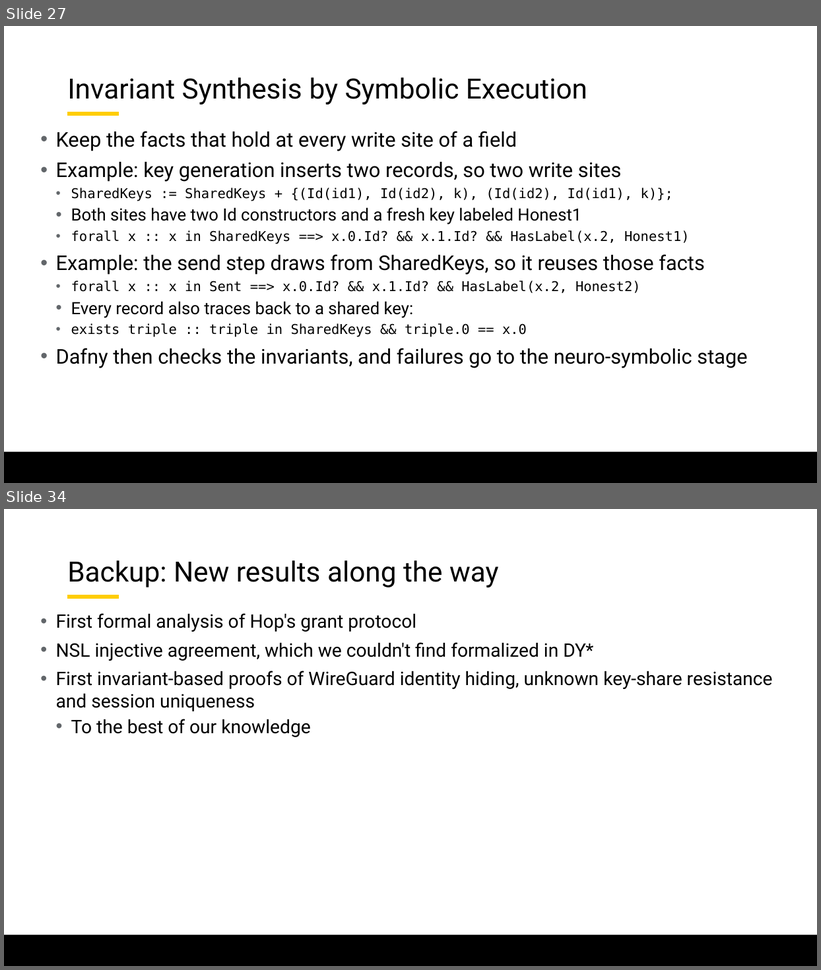
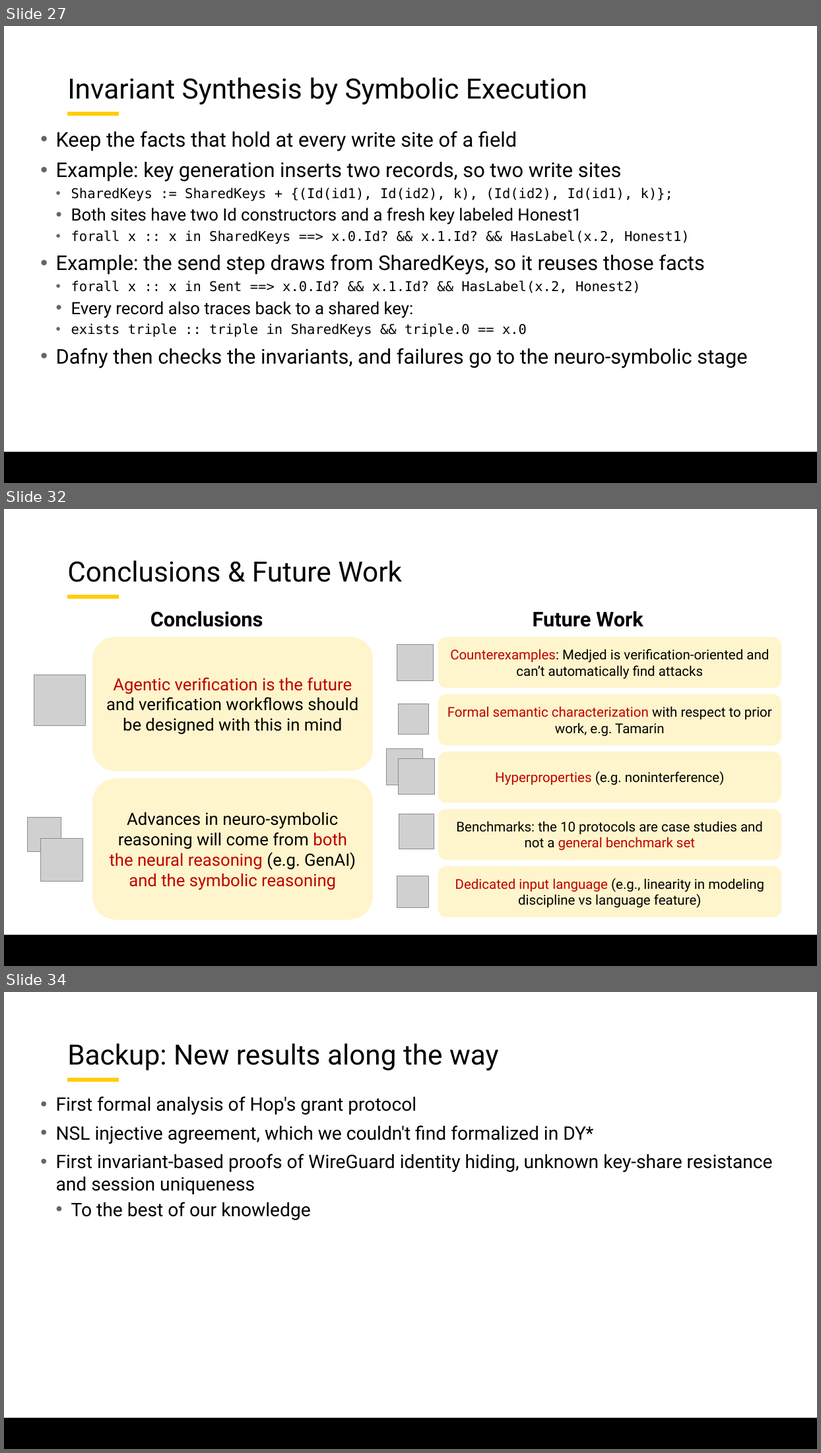
Before and after one commit to lorchrob/graduate_research_symposium, a slide deck: symposium_slides.pptx. Shown one above the other, each under a label of ours: slides 27 and 34 before the commit, slides 27, 32 and 34 after it; the slides between them are not shown. The pictures are 821x970 and 821x1453 pixels, drawn with LibreOffice and Linux fonts; fonts in the diff are those of the drawing; grey boxes stand for pictures; background and template pictures are left out. Boxes give left, top, right and bottom in pixels: in the first picture for what was removed or moved away, otherwise in the second. Text is boxed around its words. In the diff, an @@ line names an element or a change of style, - is before the commit and + after.

```diff
--- a/symposium_slides.pptx
+++ b/symposium_slides.pptx
@@ slide 32 added at (4, 509, 817, 966), background #FFFFFF; not listed: 2 template elements that a slide beside it also shows @@
@@ title added at (67, 560, 402, 582), 33 pt, text #000000 @@
+Conclusions & Future Work
@@ text added at (151, 611, 263, 627), 24 pt, text #000000, bold @@
+Conclusions
@@ text added at (533, 611, 644, 627), 24 pt, text #000000, bold @@
+Future Work
@@ rounded rectangle added at (92, 637, 373, 771), fill #FFF5CC, 20 pt, text #000000 @@
+Agentic verification is the future and verification workflows should be designed with this in mind
@@ picture added at (397, 644, 434, 681) @@
@@ rounded rectangle added at (438, 637, 781, 689), fill #FFF5CC, 16 pt, text #000000 @@
+Counterexamples: Medjed is verification-oriented and can’t automatically find attacks
@@ picture added at (34, 675, 85, 726) @@
@@ picture added at (399, 704, 429, 735) @@
@@ rounded rectangle added at (438, 694, 781, 746), fill #FFF5CC, 16 pt, text #000000 @@
+Formal semantic characterization with respect to prior work, e.g. Tamarin
@@ picture added at (386, 749, 422, 785) @@
@@ picture added at (399, 758, 435, 795) @@
@@ rounded rectangle added at (438, 752, 781, 803), fill #FFF5CC, 16 pt, text #000000 @@
+Hyperproperties (e.g. noninterference)
@@ rounded rectangle added at (92, 779, 373, 920), fill #FFF5CC, 20 pt, text #000000 @@
+Advances in neuro-symbolic reasoning will come from both the neural reasoning (e.g. GenAI) and the symbolic reasoning
@@ picture added at (27, 818, 61, 852) @@
@@ picture added at (399, 815, 434, 850) @@
@@ rounded rectangle added at (438, 809, 781, 860), fill #FFF5CC, 16 pt, text #000000 @@
+Benchmarks: the 10 protocols are case studies and not a general benchmark set
@@ picture added at (40, 839, 83, 882) @@
@@ picture added at (397, 876, 429, 908) @@
@@ rounded rectangle added at (438, 867, 781, 918), fill #FFF5CC, 16 pt, text #000000 @@
+Dedicated input language (e.g., linearity in modeling discipline vs language feature)
```
Also in this commit, not shown: 7 slides changed, 2 other slides added, 3 slides removed.
